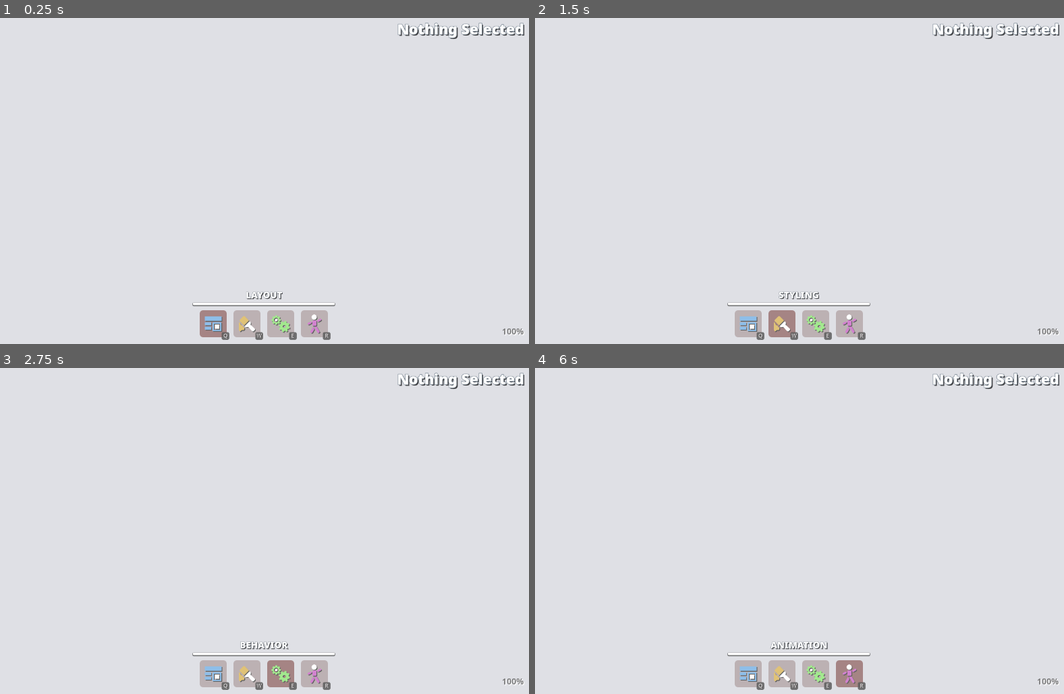
Above: before the commit, frames 1-4 (two rows, left to right).
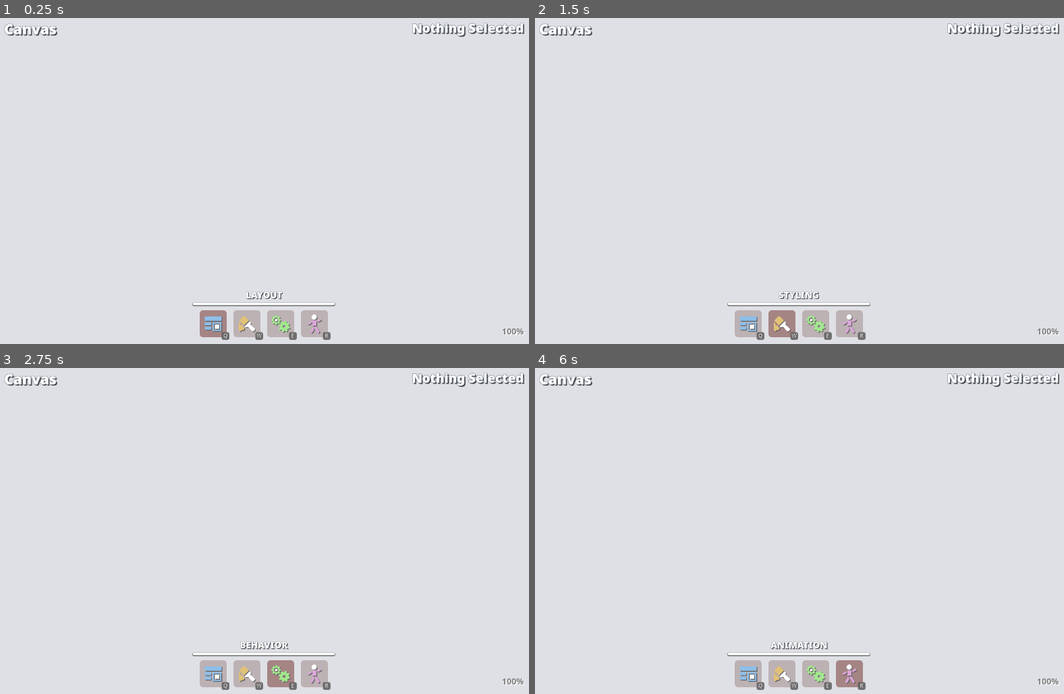
Above: after the commit, the same moments.

Repository: YuriSizov/ui-grovetender
Game: Godot game, scene res://Main.tscn
The game is run twice, just before and just after one commit, with the same random seed, the same clock (stepped at 60 frames per second) and the same inputs.
Inputs:
- Up to frame 1 (0.25 s): no input
- Up to frame 2 (1.5 s): click "Q" at 0.5 s; click "W" at 1.25 s
- Up to frame 3 (2.75 s): click "E" at 2 s
- Up to frame 4 (6 s): click "R" at 2.75 s; click "Q" at 3.5 s; click "W" at 4.25 s; click "E" at 5 s; click "R" at 5.75 s

The runs differ from the first frame. In frame 1, 0.9% of the frame differs, in the area x 0-100%, y 1-97%; in frame 2, 0.9%; in frame 3, 0.9%; in frame 4, 0.9%.

Commit message:
Implement a basic canvas drawer for element navigation and management
This also adds a boundary gizmo to indicate
selected elements, and a small target hint to
the create context menu.

Diff:
--- a/gui/EndlessCanvas.gd
+++ b/gui/EndlessCanvas.gd
@@ -30,6 +30,7 @@
 
 @onready var _element_container: Control = %CanvasElements
 @onready var _gizmos_container: CanvasGizmos = %CanvasGizmos
+@onready var _canvas_drawer: CanvasDrawer = %CanvasDrawer
 @onready var _properties_drawer: PropertiesDrawer = %PropertiesDrawer
 @onready var _context_menu: CanvasContextMenu = %CanvasContextMenu
 
@@ -54,9 +55,12 @@
 	_update_zoom_label()
 
 	_editing_mode_buttons.pressed.connect(_change_editing_mode_by_button)
+
 	_gizmos_container.gizmos_input_consumed.connect(func() -> void:
 		_context_menu.clear_options()
 	)
+
+	_canvas_drawer.element_selected.connect(_select_element.bind(true))
 
 	if not Engine.is_editor_hint():
 		Controller.canvas_changed.connect(_edit_current_canvas)
@@ -104,11 +108,17 @@
 
 func _edit_current_canvas() -> void:
 	if _current_canvas:
+		_canvas_drawer.clear_title()
+		_canvas_drawer.clear_elements()
+
 		_current_canvas.element_created.disconnect(_add_canvas_element)
 
 	_current_canvas = Controller.get_current_canvas()
 
 	if _current_canvas:
+		_canvas_drawer.set_title(_current_canvas.canvas_name)
+		_canvas_drawer.set_elements(_current_canvas.elements)
+
 		_current_canvas.element_created.connect(_add_canvas_element)
 
 
@@ -213,8 +223,27 @@
 	_element_container.add_child(canvas_element)
 	_drawn_elements.push_back(canvas_element)
 
-	# Auto-select the added element.
+	# Update the canvas drawer.
+	_canvas_drawer.add_element(element)
+
+	# Auto-select the added element (exclusive).
+	_select_element(element, true)
+
+	_update_element_tools()
+
+
+func _unselect_all_elements() -> void:
+	for element in _selected_elements:
+		element.set_selected(false)
+
 	_selected_elements.clear()
+
+
+func _select_element(element: BaseUIElement, exclusive: bool = false) -> void:
+	if exclusive:
+		_unselect_all_elements()
+
+	element.set_selected(true)
 	_selected_elements.push_back(element)
 
 	_update_element_tools()
@@ -223,17 +252,17 @@
 func _try_select_element(canvas_position: Vector2) -> void:
 	# TODO: Add support for multiple selection modes, adding and subtracting elements from the selection.
 	# TODO: Add support for multi-element selections.
-	_selected_elements.clear()
+	_unselect_all_elements()
 
 	for i in _drawn_elements.size():
-		var element_index := _drawn_elements.size() - 1 - i
-		var element := _drawn_elements[element_index]
-
-		if not element.is_visible_on_screen() || not element.data:
+		var element_index := _drawn_elements.size() - 1 - i # Iterate backwards, from the topmost.
+		var canvas_element := _drawn_elements[element_index]
+
+		if not canvas_element.is_visible_on_screen() || not canvas_element.data:
 			break
 
-		if element.is_selectable(canvas_position):
-			_selected_elements.push_back(element.data)
+		if canvas_element.is_selectable(canvas_position):
+			_select_element(canvas_element.data)
 			break # For now, select the first match only.
 
 	_update_element_tools()
--- a/gui/EndlessCanvas.tscn
+++ b/gui/EndlessCanvas.tscn
@@ -1,7 +1,8 @@
-[gd_scene load_steps=6 format=3 uid="uid://heg310gps336"]
+[gd_scene load_steps=7 format=3 uid="uid://heg310gps336"]
 
 [ext_resource type="Script" path="res://gui/EndlessCanvas.gd" id="1_y0kqo"]
 [ext_resource type="PackedScene" uid="uid://b4ife7qpjx4gw" path="res://gui/canvas/CanvasGizmos.tscn" id="2_506oc"]
+[ext_resource type="PackedScene" uid="uid://bvu50jml3i41q" path="res://gui/canvas/CanvasDrawer.tscn" id="3_diox8"]
 [ext_resource type="PackedScene" uid="uid://cc6qxmnlw1a6s" path="res://gui/canvas/PropertiesDrawer.tscn" id="4_amokm"]
 [ext_resource type="PackedScene" uid="uid://dv5jqsctwngn" path="res://gui/canvas/EditingModeBar.tscn" id="4_m05n1"]
 [ext_resource type="Script" path="res://gui/canvas/CanvasContextMenu.gd" id="5_l5drq"]
@@ -47,6 +48,12 @@
 theme_type_variation = &"ZoomLabel"
 text = "100%"
 
+[node name="CanvasDrawer" parent="CanvasOverlay" instance=ExtResource("3_diox8")]
+unique_name_in_owner = true
+layout_mode = 2
+size_flags_horizontal = 0
+size_flags_vertical = 0
+
 [node name="PropertiesDrawer" parent="CanvasOverlay" instance=ExtResource("4_amokm")]
 unique_name_in_owner = true
 layout_mode = 2
--- a/gui/canvas/CanvasContextMenu.gd
+++ b/gui/canvas/CanvasContextMenu.gd
@@ -32,6 +32,9 @@
 
 
 func _draw() -> void:
+	var target_color := get_theme_color("target_color")
+	var target_size := get_theme_constant("target_size")
+
 	var option_panel_default := get_theme_stylebox("option_panel")
 	var option_panel_hover := get_theme_stylebox("option_panel_hover")
 	var option_panel_pressed := get_theme_stylebox("option_panel_pressed")
@@ -59,6 +62,11 @@
 		get_theme_constant("shadow_offset_x", "ShortcutLabel"),
 		get_theme_constant("shadow_offset_y", "ShortcutLabel")
 	)
+
+	# Draw the target/click point for the reference.
+	draw_circle(Vector2.ZERO, target_size, target_color, true, -1, true)
+
+	# Draw all options.
 
 	for i in _current_options.size():
 		var option := _current_options[i]
--- /dev/null
+++ b/gui/canvas/CanvasDrawer.gd
@@ -0,0 +1,58 @@
+###################################################
+# Part of UI Grovetender                          #
+# Copyright (c) 2024 Yuri Sizov and contributors  #
+# Provided under MIT                              #
+###################################################
+
+class_name CanvasDrawer extends PanelContainer
+
+signal element_selected(element: BaseUIElement)
+
+const ELEMENT_ENTRY_SCENE := preload("res://gui/canvas/elements/ElementEntry.tscn")
+
+@onready var _canvas_title: Label = %CanvasTitle
+@onready var _element_list: Control = %ElementsList
+
+
+# Canvas data.
+
+func clear_title() -> void:
+	_canvas_title.text = "Canvas"
+
+
+func set_title(value: String) -> void:
+	_canvas_title.text = value
+
+
+# Element management.
+
+func _create_element_entry(element: BaseUIElement) -> void:
+	var element_entry := ELEMENT_ENTRY_SCENE.instantiate()
+	element_entry.data = element
+
+	_element_list.add_child(element_entry)
+	element_entry.entry_pressed.connect(_handle_entry_pressed.bind(element_entry))
+
+
+func clear_elements() -> void:
+	for element_entry: ElementEntry in _element_list.get_children():
+		element_entry.entry_pressed.disconnect(_handle_entry_pressed.bind(element_entry))
+
+		_element_list.remove_child(element_entry)
+		element_entry.queue_free()
+
+
+func set_elements(new_elements: Array[BaseUIElement]) -> void:
+	for element in new_elements:
+		_create_element_entry(element)
+
+
+func add_element(new_element: BaseUIElement) -> void:
+	_create_element_entry(new_element)
+
+
+func _handle_entry_pressed(element_entry: ElementEntry) -> void:
+	if not element_entry.data:
+		return
+
+	element_selected.emit(element_entry.data)
--- /dev/null
+++ b/gui/canvas/CanvasDrawer.tscn
@@ -0,0 +1,30 @@
+[gd_scene load_steps=2 format=3 uid="uid://bvu50jml3i41q"]
+
+[ext_resource type="Script" path="res://gui/canvas/CanvasDrawer.gd" id="1_7o1wi"]
+
+[node name="CanvasDrawer" type="PanelContainer"]
+custom_minimum_size = Vector2(360, 0)
+anchors_preset = 15
+anchor_right = 1.0
+anchor_bottom = 1.0
+grow_horizontal = 2
+grow_vertical = 2
+mouse_filter = 1
+theme_type_variation = &"CanvasDrawer"
+script = ExtResource("1_7o1wi")
+
+[node name="Layout" type="VBoxContainer" parent="."]
+layout_mode = 2
+
+[node name="CanvasTitle" type="Label" parent="Layout"]
+unique_name_in_owner = true
+layout_mode = 2
+size_flags_horizontal = 0
+theme_type_variation = &"CanvasDrawerTitle"
+text = "Canvas"
+
+[node name="ElementsList" type="VBoxContainer" parent="Layout"]
+unique_name_in_owner = true
+layout_mode = 2
+size_flags_horizontal = 0
+theme_type_variation = &"CanvasDrawerElementList"
--- a/gui/canvas/PropertiesDrawer.gd
+++ b/gui/canvas/PropertiesDrawer.gd
@@ -8,8 +8,8 @@
 
 var _edited_property: PropertyEditor = null
 
-@onready var _element_title: Label = %Title
-@onready var _element_properties: Control = %List
+@onready var _element_title: Label = %ElementTitle
+@onready var _element_properties: Control = %PropertiesList
 
 
 func _gui_input(event: InputEvent) -> void:
--- a/gui/canvas/PropertiesDrawer.tscn
+++ b/gui/canvas/PropertiesDrawer.tscn
@@ -17,14 +17,15 @@
 layout_mode = 2
 mouse_filter = 2
 
-[node name="Title" type="Label" parent="Layout"]
+[node name="ElementTitle" type="Label" parent="Layout"]
 unique_name_in_owner = true
 layout_mode = 2
+size_flags_horizontal = 8
 theme_type_variation = &"PropertiesDrawerTitle"
 text = "Nothing Selected"
 horizontal_alignment = 2
 
-[node name="List" type="VBoxContainer" parent="Layout"]
+[node name="PropertiesList" type="VBoxContainer" parent="Layout"]
 unique_name_in_owner = true
 layout_mode = 2
 size_flags_horizontal = 8
--- /dev/null
+++ b/gui/canvas/elements/ElementEntry.gd
@@ -0,0 +1,109 @@
+###################################################
+# Part of UI Grovetender                          #
+# Copyright (c) 2024 Yuri Sizov and contributors  #
+# Provided under MIT                              #
+###################################################
+
+@tool
+class_name ElementEntry extends PanelContainer
+
+signal entry_pressed()
+
+@export var data: BaseUIElement = null:
+	set = set_data
+
+@onready var _element_icon: TextureRect = %Icon
+@onready var _element_name: Label = %Name
+
+var _hovering: bool = false
+var _pressed: bool = false
+
+
+func _ready() -> void:
+	_update_entry()
+
+	mouse_entered.connect(func() -> void:
+		_hovering = true
+		queue_redraw()
+	)
+	mouse_exited.connect(func() -> void:
+		_hovering = false
+		queue_redraw()
+	)
+
+
+func _draw() -> void:
+	var available_rect := Rect2(Vector2.ZERO, size)
+
+	var style_default := get_theme_stylebox("background")
+	var style_hover := get_theme_stylebox("background_hover")
+	var style_pressed := get_theme_stylebox("background_pressed")
+
+	if _hovering:
+		if _pressed:
+			draw_style_box(style_pressed, available_rect)
+		else:
+			draw_style_box(style_hover, available_rect)
+	else:
+		draw_style_box(style_default, available_rect)
+
+	if data && data.is_selected():
+		var selected_style := get_theme_stylebox("panel_selected")
+
+		draw_style_box(selected_style, available_rect)
+
+
+func _gui_input(event: InputEvent) -> void:
+	if event is InputEventMouseButton:
+		var mb := event as InputEventMouseButton
+
+		if mb.pressed && mb.button_index == MOUSE_BUTTON_LEFT:
+			_pressed = true
+			accept_event()
+			queue_redraw()
+
+		elif not mb.pressed && mb.button_index == MOUSE_BUTTON_LEFT:
+			_pressed = false
+			accept_event()
+			queue_redraw()
+
+			entry_pressed.emit()
+
+
+func set_data(value: BaseUIElement) -> void:
+	if data == value:
+		return
+
+	if data:
+		data.editor_selected.disconnect(queue_redraw)
+		data.editor_deselected.disconnect(queue_redraw)
+
+	data = value
+
+	if data:
+		data.editor_selected.connect(queue_redraw)
+		data.editor_deselected.connect(queue_redraw)
+
+	_update_entry()
+	queue_redraw()
+
+
+func _update_entry() -> void:
+	if not is_inside_tree():
+		return
+
+	if not data:
+		_element_name.text = "Nothing"
+		_element_icon.texture = ElementType.get_element_icon(ElementType.ELEMENT_EMPTY)
+		return
+
+	_element_name.text = data.element_name
+
+	if data is PanelElement:
+		_element_icon.texture = ElementType.get_element_icon(ElementType.ELEMENT_PANEL)
+	elif data is IconElement:
+		_element_icon.texture = ElementType.get_element_icon(ElementType.ELEMENT_ICON)
+	elif data is TextElement:
+		_element_icon.texture = ElementType.get_element_icon(ElementType.ELEMENT_TEXT)
+	else:
+		_element_icon.texture = ElementType.get_element_icon(ElementType.ELEMENT_EMPTY)
--- /dev/null
+++ b/gui/canvas/elements/ElementEntry.tscn
@@ -0,0 +1,32 @@
+[gd_scene load_steps=3 format=3 uid="uid://c2galfnni2hkt"]
+
+[ext_resource type="Script" path="res://gui/canvas/elements/ElementEntry.gd" id="1_l5dfc"]
+[ext_resource type="Texture2D" uid="uid://ew3h751oobcn" path="res://assets/icons/element-empty.png" id="2_q63d1"]
+
+[node name="ElementEntry" type="PanelContainer"]
+offset_right = 188.0
+offset_bottom = 30.0
+theme_type_variation = &"ElementEntry"
+script = ExtResource("1_l5dfc")
+
+[node name="Layout" type="HBoxContainer" parent="."]
+layout_mode = 2
+size_flags_vertical = 4
+mouse_filter = 2
+theme_type_variation = &"ElementEntryLayout"
+
+[node name="Icon" type="TextureRect" parent="Layout"]
+unique_name_in_owner = true
+custom_minimum_size = Vector2(24, 24)
+layout_mode = 2
+size_flags_vertical = 4
+mouse_filter = 2
+texture = ExtResource("2_q63d1")
+expand_mode = 1
+stretch_mode = 5
+
+[node name="Name" type="Label" parent="Layout"]
+unique_name_in_owner = true
+layout_mode = 2
+theme_type_variation = &"ElementEntryName"
+text = "Element Name"
--- /dev/null
+++ b/gui/canvas/gizmos/BoundaryGizmo.gd
@@ -0,0 +1,45 @@
+###################################################
+# Part of UI Grovetender                          #
+# Copyright (c) 2024 Yuri Sizov and contributors  #
+# Provided under MIT                              #
+###################################################
+
+## A gizmo visualizing the element boundaries.
+class_name BoundaryGizmo extends BaseGizmo
+
+
+func _init(element: BaseUIElement) -> void:
+	super(element)
+	name = &"BoundaryGizmo"
+	theme_type_variation = &"BoundaryGizmo"
+
+
+func _draw() -> void:
+	var boundary_style := get_theme_stylebox("boundary")
+	var boundary_size := get_theme_constant("boundary_size")
+
+	var element_size := get_element_global_size()
+
+	var horizontal_rect := Rect2()
+	horizontal_rect.size = Vector2(element_size.x, boundary_size)
+
+	# Top border.
+	horizontal_rect.position = get_element_global_corner(CORNER_TOP_LEFT) - position
+	horizontal_rect.position.y -= boundary_size
+	draw_style_box(boundary_style, horizontal_rect)
+
+	# Bottom border.
+	horizontal_rect.position = get_element_global_corner(CORNER_BOTTOM_LEFT) - position
+	draw_style_box(boundary_style, horizontal_rect)
+
+	var vertical_rect := Rect2()
+	vertical_rect.size = Vector2(boundary_size, element_size.y)
+
+	# Left border.
+	vertical_rect.position = get_element_global_corner(CORNER_TOP_LEFT) - position
+	vertical_rect.position.x -= boundary_size
+	draw_style_box(boundary_style, vertical_rect)
+
+	# Right border.
+	vertical_rect.position = get_element_global_corner(CORNER_TOP_RIGHT) - position
+	draw_style_box(boundary_style, vertical_rect)
--- a/gui/theme/project_theme.tres
+++ b/gui/theme/project_theme.tres
@@ -6,10 +6,10 @@
 [ext_resource type="StyleBox" uid="uid://nepoyenppmop" path="res://gui/theme/styles/shortcut_label_style.tres" id="3_obau7"]
 
 [sub_resource type="StyleBoxFlat" id="StyleBoxFlat_i3lu1"]
-bg_color = Color(0.848204, 0.67796, 0.86397, 1)
+bg_color = Color(0.885001, 0.68641, 0.702486, 1)
 
 [sub_resource type="StyleBoxFlat" id="StyleBoxFlat_g02sp"]
-bg_color = Color(0.739547, 0.551361, 0.748732, 1)
+bg_color = Color(0.770517, 0.562881, 0.589007, 1)
 corner_radius_top_left = 2
 corner_radius_top_right = 2
 corner_radius_bottom_right = 2
@@ -17,12 +17,28 @@
 corner_detail = 4
 
 [sub_resource type="StyleBoxFlat" id="StyleBoxFlat_vx8vk"]
-bg_color = Color(0.644958, 0.299874, 0.631309, 1)
-corner_radius_top_left = 2
-corner_radius_top_right = 2
-corner_radius_bottom_right = 2
-corner_radius_bottom_left = 2
-corner_detail = 4
+bg_color = Color(0.649798, 0.363055, 0.34427, 1)
+corner_radius_top_left = 2
+corner_radius_top_right = 2
+corner_radius_bottom_right = 2
+corner_radius_bottom_left = 2
+corner_detail = 4
+
+[sub_resource type="Gradient" id="Gradient_1upls"]
+interpolation_mode = 1
+offsets = PackedFloat32Array(0, 0.5)
+colors = PackedColorArray(0.682353, 0.717647, 0.772549, 0.784314, 0.984314, 0.988235, 0.992157, 0.784314)
+
+[sub_resource type="GradientTexture2D" id="GradientTexture2D_lj8yg"]
+gradient = SubResource("Gradient_1upls")
+width = 8
+height = 8
+fill = 2
+
+[sub_resource type="StyleBoxTexture" id="StyleBoxTexture_v6g26"]
+texture = SubResource("GradientTexture2D_lj8yg")
+axis_stretch_horizontal = 1
+axis_stretch_vertical = 1
 
 [sub_resource type="StyleBoxFlat" id="StyleBoxFlat_plgh6"]
 content_margin_left = 12.0
@@ -103,6 +119,8 @@
 corner_radius_bottom_right = 3
 corner_radius_bottom_left = 3
 corner_detail = 4
+
+[sub_resource type="StyleBoxEmpty" id="StyleBoxEmpty_3jkdq"]
 
 [sub_resource type="StyleBoxFlat" id="StyleBoxFlat_tp2fv"]
 bg_color = Color(0.846863, 0.630659, 0.387486, 1)
@@ -177,6 +195,71 @@
 corner_radius_top_right = 8
 corner_radius_bottom_right = 8
 corner_radius_bottom_left = 8
+
+[sub_resource type="StyleBoxFlat" id="StyleBoxFlat_6vlub"]
+content_margin_left = 8.0
+content_margin_top = 2.0
+content_margin_right = 12.0
+content_margin_bottom = 2.0
+bg_color = Color(0.69316, 0.693728, 0.70527, 1)
+corner_radius_top_left = 3
+corner_radius_top_right = 3
+corner_radius_bottom_right = 3
+corner_radius_bottom_left = 3
+corner_detail = 4
+shadow_color = Color(0, 0, 0, 0.313726)
+shadow_size = 1
+shadow_offset = Vector2(2, 2)
+
+[sub_resource type="StyleBoxFlat" id="StyleBoxFlat_d02xj"]
+content_margin_left = 8.0
+content_margin_top = 2.0
+content_margin_right = 12.0
+content_margin_bottom = 2.0
+bg_color = Color(0.80109, 0.801508, 0.809896, 1)
+corner_radius_top_left = 3
+corner_radius_top_right = 3
+corner_radius_bottom_right = 3
+corner_radius_bottom_left = 3
+corner_detail = 4
+shadow_color = Color(0, 0, 0, 0.313726)
+shadow_size = 1
+shadow_offset = Vector2(2, 2)
+
+[sub_resource type="StyleBoxFlat" id="StyleBoxFlat_6m80i"]
+content_margin_left = 8.0
+content_margin_top = 2.0
+content_margin_right = 12.0
+content_margin_bottom = 2.0
+bg_color = Color(0.578516, 0.57915, 0.592228, 1)
+corner_radius_top_left = 3
+corner_radius_top_right = 3
+corner_radius_bottom_right = 3
+corner_radius_bottom_left = 3
+corner_detail = 4
+shadow_color = Color(0, 0, 0, 0.313726)
+shadow_size = 1
+
+[sub_resource type="StyleBoxEmpty" id="StyleBoxEmpty_to7qs"]
+content_margin_left = 8.0
+content_margin_top = 2.0
+content_margin_right = 12.0
+content_margin_bottom = 2.0
+
+[sub_resource type="StyleBoxFlat" id="StyleBoxFlat_wkryf"]
+content_margin_left = 8.0
+content_margin_top = 2.0
+content_margin_right = 12.0
+content_margin_bottom = 2.0
+bg_color = Color(0.813753, 0.749168, 0.55731, 0.784314)
+corner_radius_top_left = 3
+corner_radius_top_right = 3
+corner_radius_bottom_right = 3
+corner_radius_bottom_left = 3
+corner_detail = 4
+shadow_color = Color(0, 0, 0, 0.313726)
+shadow_size = 1
+shadow_offset = Vector2(2, 2)
 
 [sub_resource type="StyleBoxFlat" id="StyleBoxFlat_mn3ld"]
 bg_color = Color(0.72549, 0.827451, 0.780392, 0.54902)
@@ -295,6 +378,9 @@
 BorderStyleGizmo/styles/side_handle = SubResource("StyleBoxFlat_i3lu1")
 BorderStyleGizmo/styles/side_handle_hover = SubResource("StyleBoxFlat_g02sp")
 BorderStyleGizmo/styles/side_handle_pressed = SubResource("StyleBoxFlat_vx8vk")
+BoundaryGizmo/base_type = &"BaseGizmo"
+BoundaryGizmo/constants/boundary_size = 2
+BoundaryGizmo/styles/boundary = SubResource("StyleBoxTexture_v6g26")
 ButtonPropertyEditor/base_type = &"PropertyEditor"
 ButtonPropertyEditor/font_sizes/font_size = 18
 ButtonPropertyEditor/fonts/font = ExtResource("1_nbw0c")
@@ -304,16 +390,31 @@
 CanvasContextMenu/base_type = &"Control"
 CanvasContextMenu/colors/option_font_color = Color(0, 0, 0, 1)
 CanvasContextMenu/colors/option_font_shadow_color = Color(1, 1, 1, 0.862745)
+CanvasContextMenu/colors/target_color = Color(0.627451, 0.741176, 0.760784, 0.352941)
 CanvasContextMenu/constants/option_font_shadow_offset_x = 2
 CanvasContextMenu/constants/option_font_shadow_offset_y = 2
 CanvasContextMenu/constants/option_icon_separation = 8
 CanvasContextMenu/constants/option_icon_size = 24
 CanvasContextMenu/constants/option_pushback = 32
 CanvasContextMenu/constants/option_separation = 16
+CanvasContextMenu/constants/target_size = 4
 CanvasContextMenu/font_sizes/option_font_size = 18
 CanvasContextMenu/styles/option_panel = SubResource("StyleBoxFlat_hnsk6")
 CanvasContextMenu/styles/option_panel_hover = SubResource("StyleBoxFlat_a0v0n")
 CanvasContextMenu/styles/option_panel_pressed = SubResource("StyleBoxFlat_qjo7p")
+CanvasDrawer/base_type = &"PanelContainer"
+CanvasDrawer/styles/panel = SubResource("StyleBoxEmpty_3jkdq")
+CanvasDrawerElementList/base_type = &"VBoxContainer"
+CanvasDrawerElementList/constants/separation = 8
+CanvasDrawerTitle/base_type = &"Label"
+CanvasDrawerTitle/colors/font_color = Color(1, 1, 1, 1)
+CanvasDrawerTitle/colors/font_outline_color = Color(0.47451, 0.52549, 0.572549, 1)
+CanvasDrawerTitle/colors/font_shadow_color = Color(0.054902, 0.054902, 0.054902, 0.509804)
+CanvasDrawerTitle/constants/outline_size = 6
+CanvasDrawerTitle/constants/shadow_offset_x = 3
+CanvasDrawerTitle/constants/shadow_offset_y = 3
+CanvasDrawerTitle/font_sizes/font_size = 32
+CanvasDrawerTitle/fonts/font = ExtResource("1_8ropx")
 CanvasOverlay/base_type = &"MarginContainer"
 CanvasOverlay/constants/margin_bottom = 24
 CanvasOverlay/constants/margin_left = 24
@@ -349,6 +450,23 @@
 EditingModeButton/styles/pressed = SubResource("StyleBoxFlat_txf5v")
 EditingModeButtons/base_type = &"HBoxContainer"
 EditingModeButtons/constants/separation = 16
+ElementEntry/base_type = &"PanelContainer"
+ElementEntry/styles/background = SubResource("StyleBoxFlat_6vlub")
+ElementEntry/styles/background_hover = SubResource("StyleBoxFlat_d02xj")
+ElementEntry/styles/background_pressed = SubResource("StyleBoxFlat_6m80i")
+ElementEntry/styles/panel = SubResource("StyleBoxEmpty_to7qs")
+ElementEntry/styles/panel_selected = SubResource("StyleBoxFlat_wkryf")
+ElementEntryLayout/base_type = &"HBoxContainer"
+ElementEntryLayout/constants/separation = 12
+ElementEntryName/base_type = &"Label"
+ElementEntryName/colors/font_color = Color(1, 1, 1, 1)
+ElementEntryName/colors/font_outline_color = Color(0.567368, 0.567368, 0.567368, 1)
+ElementEntryName/colors/font_shadow_color = Color(0, 0, 0, 0.470588)
+ElementEntryName/constants/outline_size = 2
+ElementEntryName/constants/shadow_offset_x = 2
+ElementEntryName/constants/shadow_offset_y = 1
+ElementEntryName/font_sizes/font_size = 18
+ElementEntryName/fonts/font = ExtResource("1_nbw0c")
 PositionGizmo/base_type = &"BaseGizmo"
 PositionGizmo/constants/center_handle_size = 24
 PositionGizmo/constants/center_handle_thickness = 4
@@ -367,7 +485,7 @@
 PropertiesDrawerTitle/constants/outline_size = 6
 PropertiesDrawerTitle/constants/shadow_offset_x = 3
 PropertiesDrawerTitle/constants/shadow_offset_y = 3
-PropertiesDrawerTitle/font_sizes/font_size = 32
+PropertiesDrawerTitle/font_sizes/font_size = 28
 PropertiesDrawerTitle/fonts/font = ExtResource("1_8ropx")
 PropertyEditor/base_type = &"Object"
 PropertyEditor/colors/font_color = Color(0.961229, 0.961229, 0.961229, 1)
--- a/objects/UICanvas.gd
+++ b/objects/UICanvas.gd
@@ -8,7 +8,11 @@
 
 signal element_created(element: BaseUIElement)
 
+## The display name of the canvas.
+@export var canvas_name: String = "Canvas"
+## The collection of elements in this canvas.
 @export var elements: Array[BaseUIElement] = []
+## The index used to generate unique element names.
 @export var element_increment: int = 0
 
 
--- a/objects/ui_elements/BaseUIElement.gd
+++ b/objects/ui_elements/BaseUIElement.gd
@@ -7,6 +7,9 @@
 ## A base class for all types of UI elements. Encapsulates shared logic and universal data members.
 class_name BaseUIElement extends Resource
 
+signal editor_selected()
+signal editor_deselected()
+
 signal rect_changed()
 @warning_ignore("unused_signal") # Used in extending classes.
 signal property_changed(property_name: String)
@@ -20,7 +23,8 @@
 
 ## The instance ID of the control. Runtime only.
 var _control_id: int = 0
-
+## Selected status in the editor.
+var _selected: bool = false
 
 
 func _init() -> void:
@@ -48,6 +52,21 @@
 ## Clears the Control node responsible for renderingt this UI element.
 func clear_control_id() -> void:
 	_control_id = 0
+
+
+func is_selected() -> bool:
+	return _selected
+
+
+func set_selected(value: bool) -> void:
+	if _selected == value:
+		return
+
+	_selected = value
+	if _selected:
+		editor_selected.emit()
+	else:
+		editor_deselected.emit()
 
 
 # Position and sizing.
@@ -75,6 +94,10 @@
 ## are handled first. Extending classes override this method, but must call super() most of the time.
 func get_gizmos(editing_mode: int) -> Array[BaseGizmo]:
 	var gizmos: Array[BaseGizmo] = []
+
+	# Always add this one, so no matter what there is a reference to the shape of the element.
+	var boundary_gizmo := BoundaryGizmo.new(self)
+	gizmos.push_back(boundary_gizmo)
 
 	if editing_mode == EditingMode.LAYOUT_TOOLS:
 		var size_gizmo := SizeGizmo.new(self)
Binary file changed: assets/icons/editing-animation.png
Not shown: 1 places in gui/theme/project_theme.tres that only renumber resources
